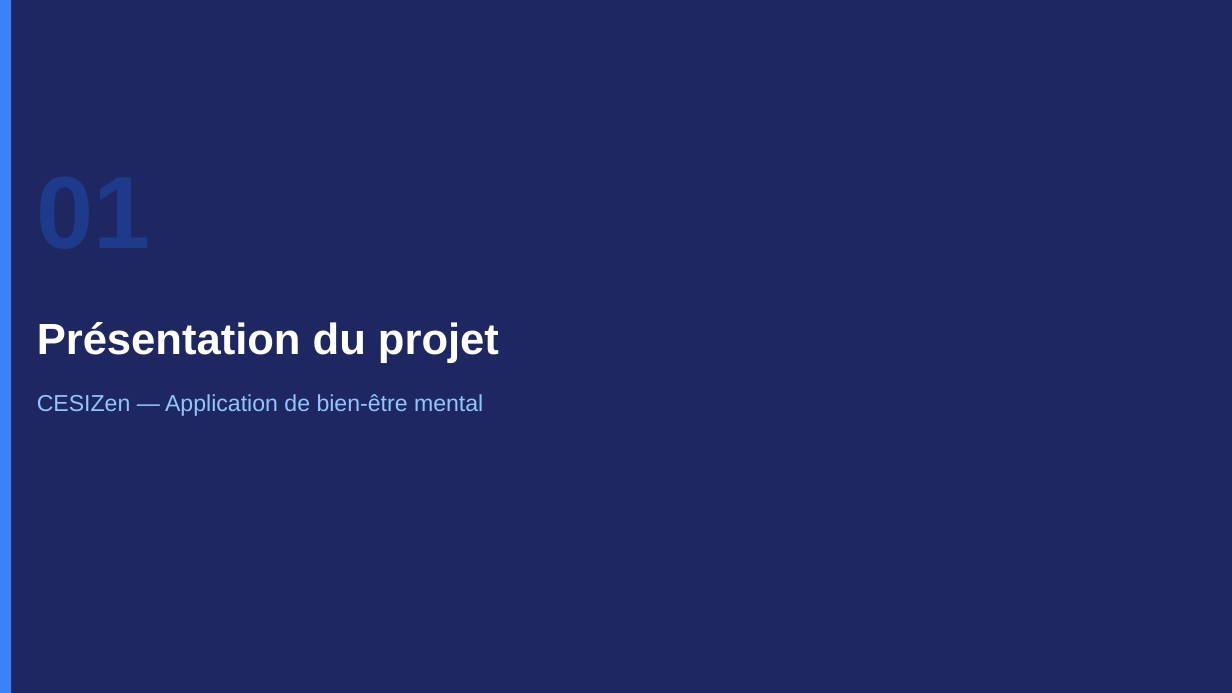
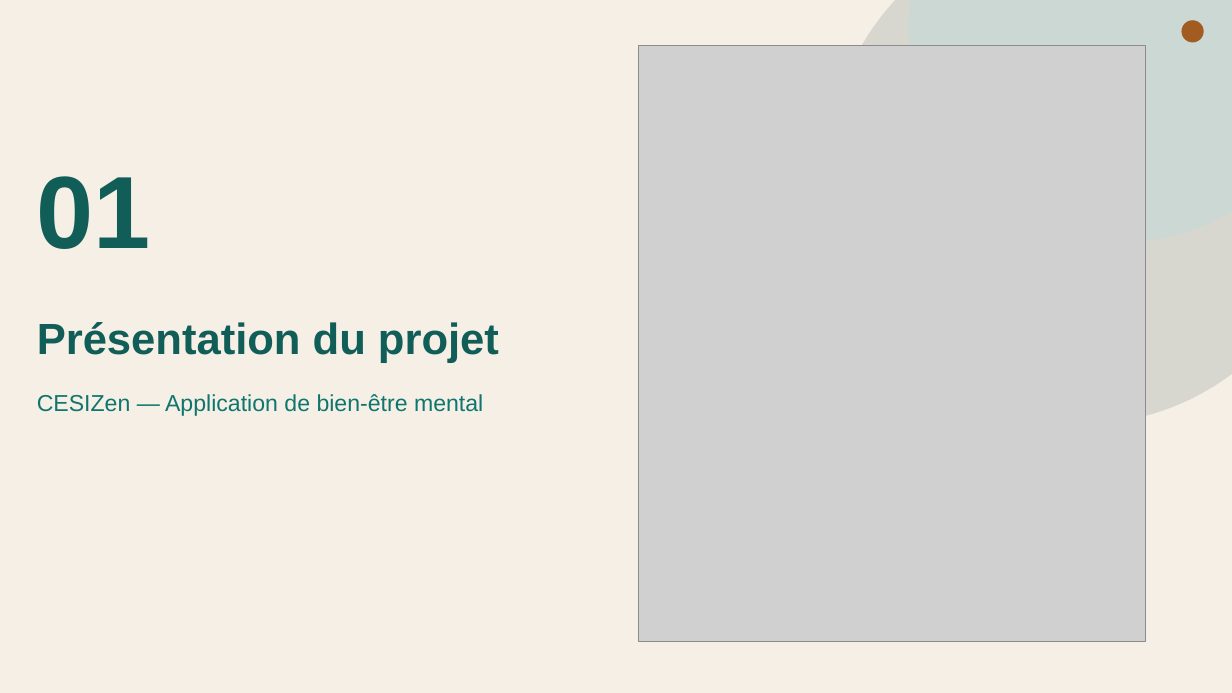
Before and after one commit to Clement-Souil/CesiZen, a slide deck: slide 3 of docs-bloc3/Soutenance_Bloc3_CESIZen.pptx. Drawn at 1232x693 pixels with LibreOffice and Linux fonts; fonts in the diff are those of the drawing; grey boxes stand for pictures. Boxes give left, top, right and bottom in pixels: in the first picture for what was removed or moved away, otherwise in the second. Text is boxed around its words. In the diff, an @@ line names an element or a change of style, - is before the commit and + after.

```diff
--- a/docs-bloc3/Soutenance_Bloc3_CESIZen.pptx
+++ b/docs-bloc3/Soutenance_Bloc3_CESIZen.pptx
@@ background #1E2761 to #F5EFE6 @@
@@ rectangle removed at [0, 0, 11, 693] @@
@@ ellipse added at [828, 0, 1232, 425], fill #042F2E at 12% opacity @@
@@ ellipse added at [909, 0, 1232, 242], fill #E3F1EF at 70% opacity @@
@@ ellipse added at [1182, 20, 1204, 43], fill #B45309 at 90% opacity @@
@@ picture added at [639, 45, 1146, 641] @@
@@ text added at [37, 176, 151, 249], 80 pt, text #115E59, bold @@
+01
@@ text "Présentation du projet" at [37, 322, 499, 363]: text colour #FFFFFF to #115E59 @@
@@ text "CESIZen — Application de bien-être ..." at [37, 394, 483, 416]: text colour #93C5FD to #0F766E @@
```
Also in this commit, not shown: 19 other slides changed, 6 slides removed, 40 other files.
